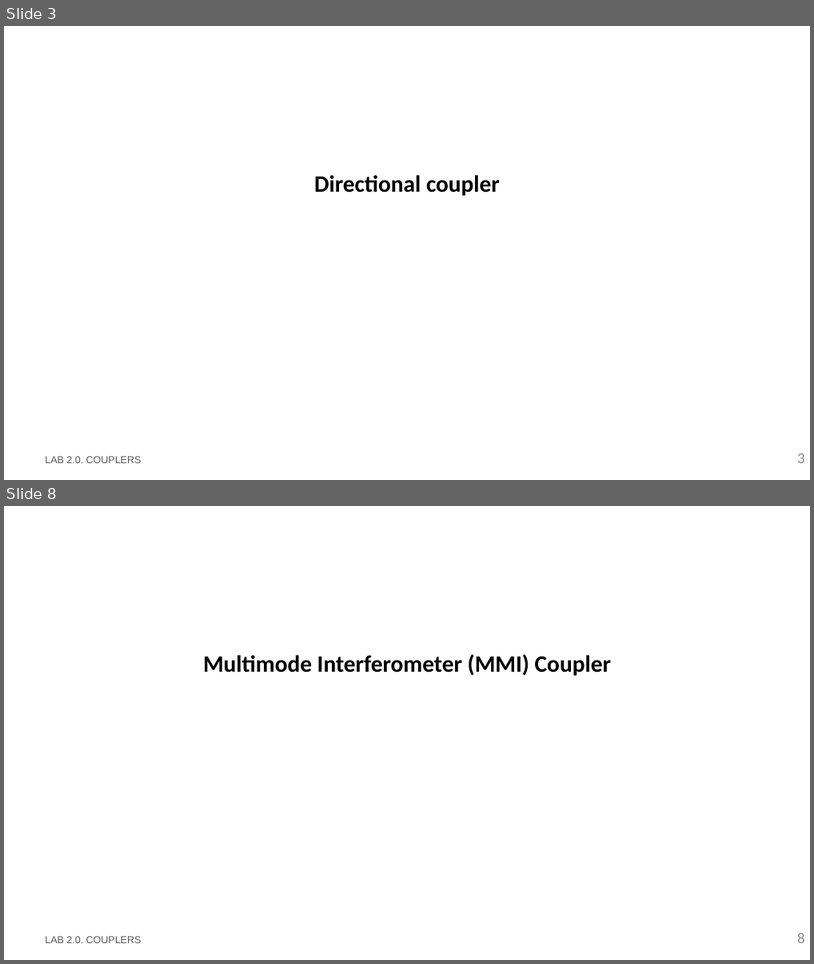
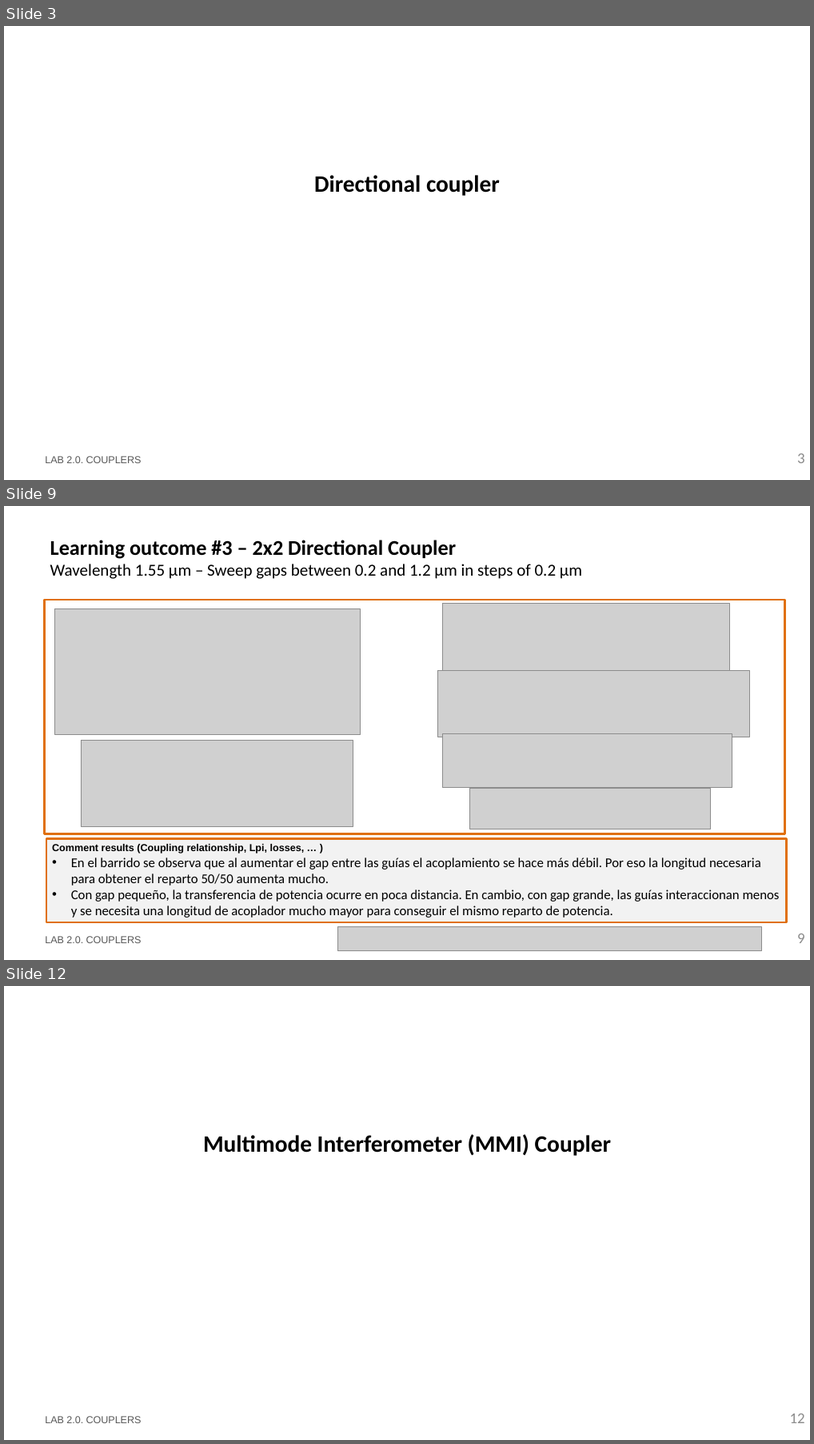
Before and after one commit to Japeacru/cifoin-lab2, a slide deck: LabBook_20.pptx. Shown one above the other, each under a label of ours: slides 3 and 8 before the commit, slides 3, 9 and 12 after it; the slides between them are not shown. The pictures are 814x964 and 814x1444 pixels, drawn with LibreOffice and Linux fonts; fonts in the diff are those of the drawing; grey boxes stand for pictures; background and template pictures are left out. Boxes give left, top, right and bottom in pixels: in the first picture for what was removed or moved away, otherwise in the second. Text is boxed around its words. In the diff, an @@ line names an element or a change of style, - is before the commit and + after.

```diff
--- a/LabBook_20.pptx
+++ b/LabBook_20.pptx
@@ slide 9 added at bbox=[4, 506, 810, 960], background #FFFFFF @@
@@ title added at bbox=[50, 540, 582, 579], 20 pt, text #000000 @@
+Learning outcome #3 – 2x2 Directional Coupler
+Wavelength 1.55 µm – Sweep gaps between 0.2 and 1.2 µm in steps of 0.2 µm
@@ rectangle added at bbox=[45, 600, 786, 834], outline #E0700D 2.25 pt @@
@@ picture added at bbox=[54, 609, 360, 734] @@
@@ picture added at bbox=[442, 603, 730, 676] @@
@@ picture added at bbox=[438, 671, 750, 736] @@
@@ picture added at bbox=[81, 740, 354, 827] @@
@@ picture added at bbox=[442, 733, 732, 788] @@
@@ picture added at bbox=[470, 788, 710, 829] @@
@@ rectangle added at bbox=[46, 839, 787, 922], fill #F2F2F2, outline #E0700D 2.25 pt, 16 pt, text #000000 @@
+Comment results (Coupling relationship, Lpi, losses, … )
+• En el barrido se observa que al aumentar el gap entre las guías el acoplamiento se hace más débil. Por eso la longitud necesaria para obtener el reparto 50/50 aumenta mucho.
+• Con gap pequeño, la transferencia de potencia ocurre en poca distancia. En cambio, con gap grande, las guías interaccionan menos y se necesita una longitud de acoplador mucho mayor para conseguir el mismo reparto de potencia.
@@ text added at bbox=[45, 936, 142, 943], 12 pt, text #585858 @@
+LAB 2.0. COUPLERS
@@ picture added at bbox=[338, 927, 762, 951] @@
@@ page number added at bbox=[798, 933, 806, 943], 18 pt, text #8C8C8C @@
+9
@@ what was slide 8 is now slide 12 @@
@@ page number at bbox=[790, 1413, 806, 1423]: text changed @@
-8
+12
```
Also in this commit, not shown: 6 slides changed, 6 other slides added, 1 slide removed, 1 other file.
